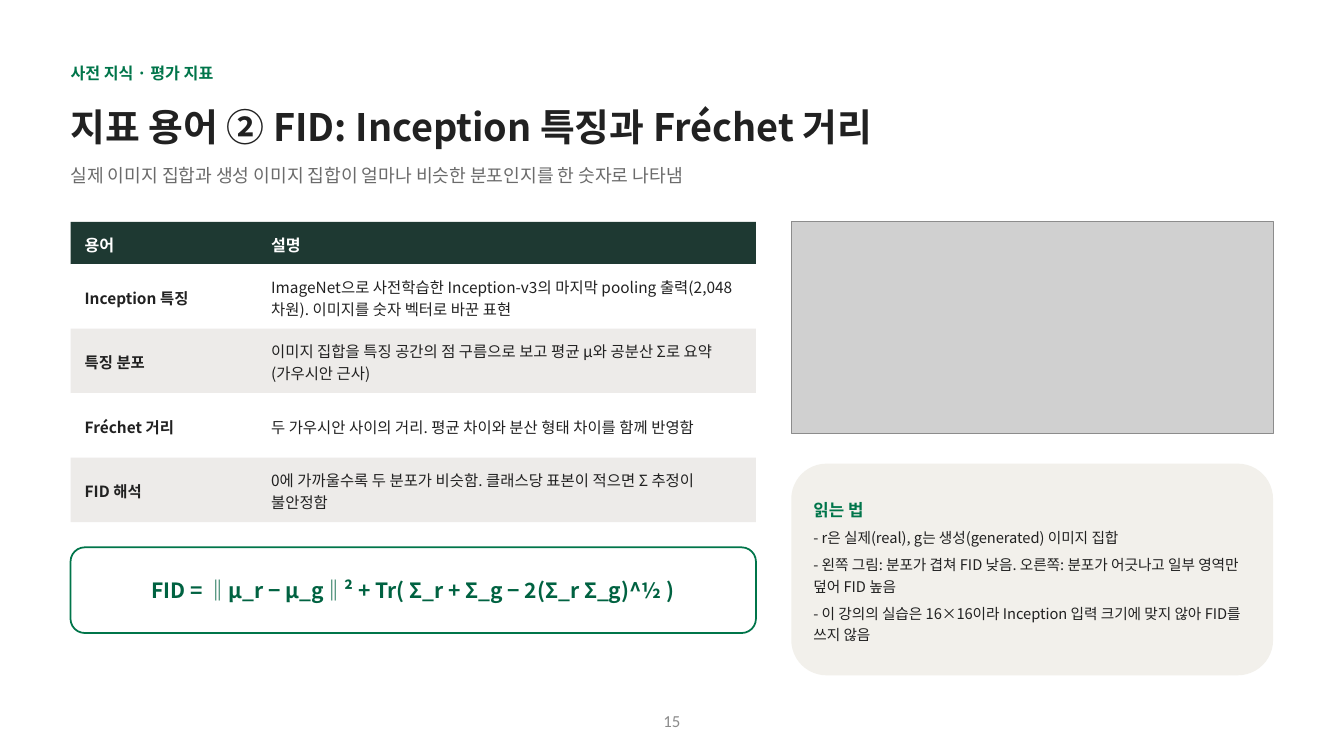
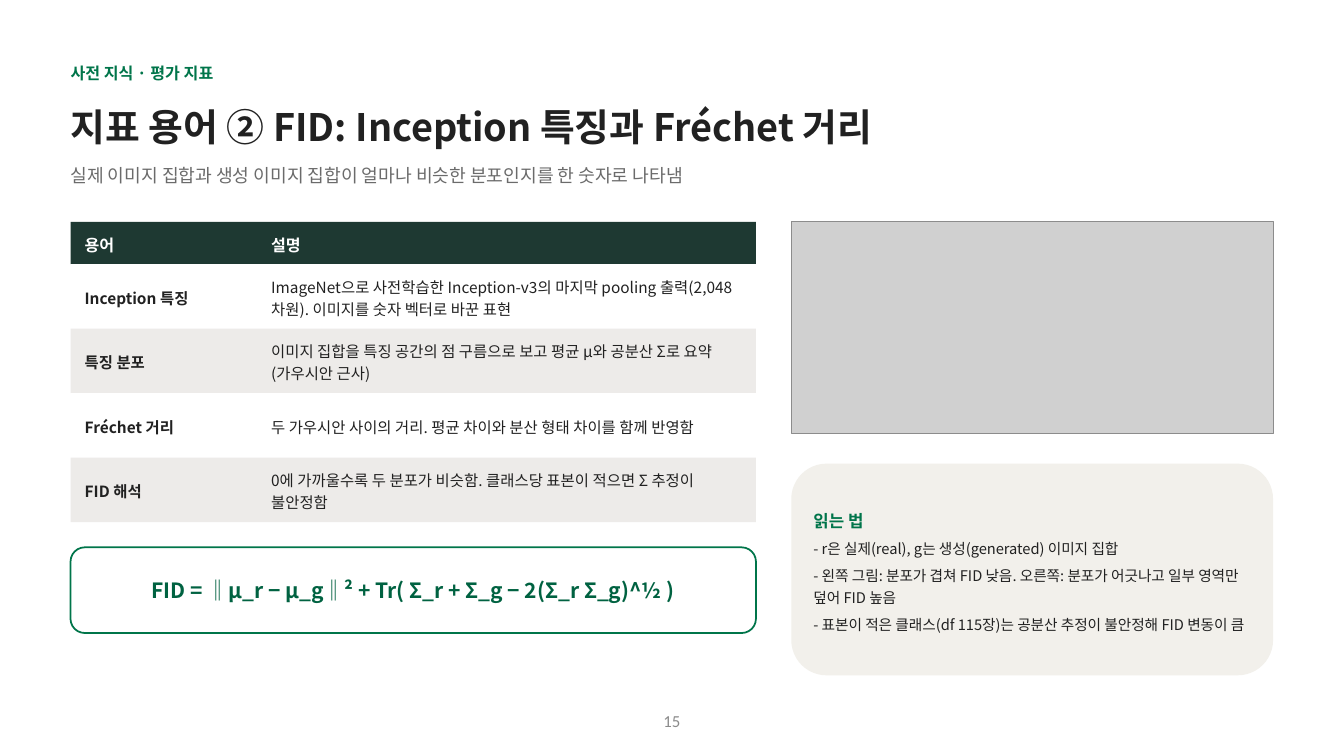
Before and after one commit to hyunhp/skin_disease_qml, a slide deck: slide 15 of practice/day1_slides/day1_theory_slides.pptx. Drawn at 1344x756 pixels with LibreOffice and Linux fonts; fonts in the diff are those of the drawing; grey boxes stand for pictures. Boxes give left, top, right and bottom in pixels: in the first picture for what was removed or moved away, otherwise in the second. Text is boxed around its words. In the diff, an @@ line names an element or a change of style, - is before the commit and + after.

```diff
--- a/practice/day1_slides/day1_theory_slides.pptx
+++ b/practice/day1_slides/day1_theory_slides.pptx
@@ text at [822, 618, 1245, 633]: text changed @@
-- 이 강의의 실습은 16×16이라 Inception 입력 크기에 맞지 않아 FID를 쓰지 않음
+- 표본이 적은 클래스(df 115장)는 공분산 추정이 불안정해 FID 변동이 큼
```
Also in this commit, not shown: 10 other slides changed, 1 slide removed, 10 other files.
